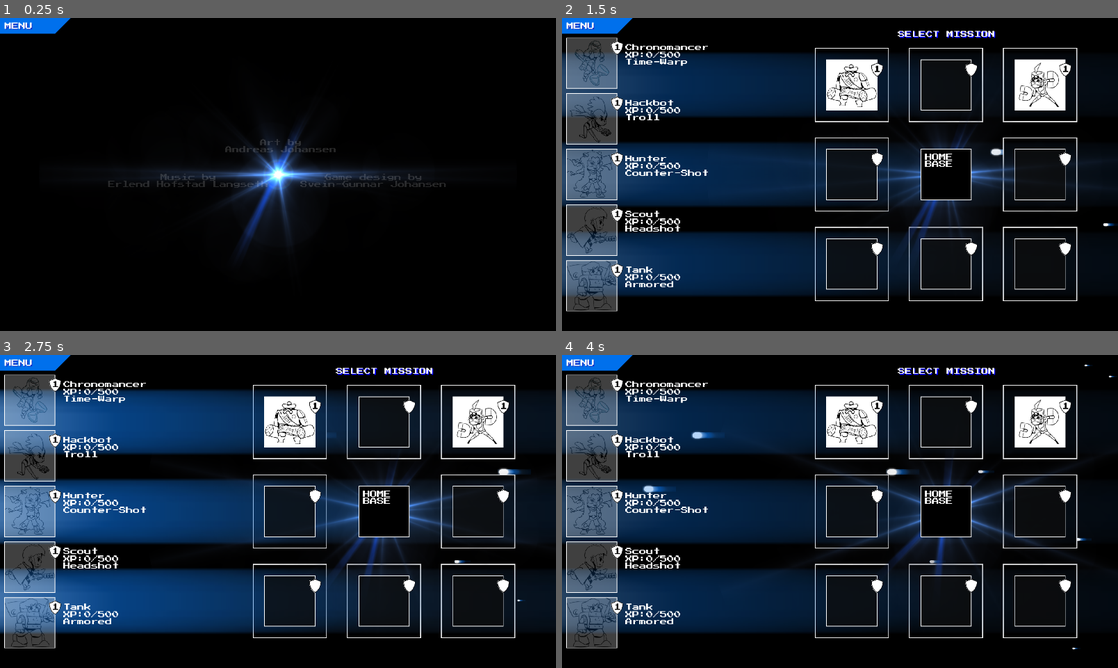
Above: before the commit, frames 1-4 (two rows, left to right).
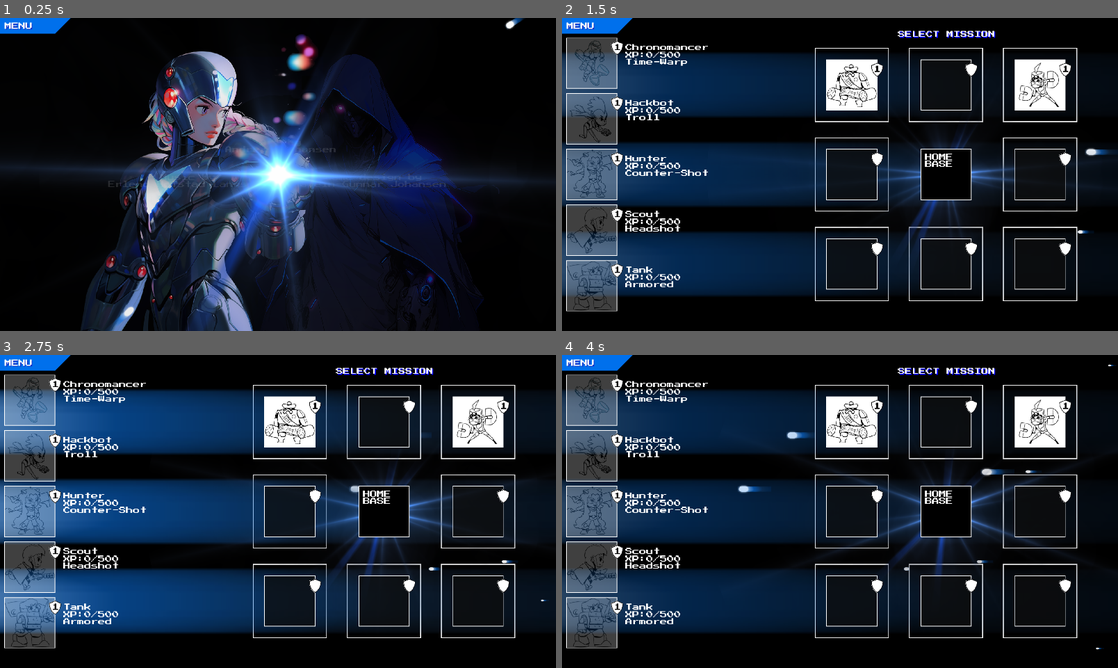
Above: after the commit, the same moments.

Repository: sveinjo/robot-rumble
Game: Godot game, scene res://features/credits/scenes/charge_megacharge1.tscn
Same seed, same stepped clock (60 frames per second), same inputs: the game is played once before the commit and once after it. Before the commit the project starts from res://features/credits/scenes/credits.tscn. Sound files missing from this copy of the repository are replaced by a short silence.
Inputs (mouse positions are in pixels of both pictures, inside the frame that each line leads up to):
- Up to frame 1 (0.25 s): no input
- Up to frame 2 (1.5 s): tap Enter at 0.5 s; move the mouse to (962, 158) at 0.52 s; hold D 0.53-1.28 s; tap Delete at 0.6 s; click (962, 158) at 0.67 s; move the mouse to (728, 190) at 1.27 s; hold S from 1.28 s (still down); tap Q at 1.35 s; click (728, 190) at 1.42 s
- Up to frame 3 (2.75 s): move the mouse to (333, 442) at 2.02 s; release S at 2.03 s; hold D from 2.03 s (still down); hold E from 2.03 s (still down); click (333, 442) at 2.17 s
- Up to frame 4 (4 s): move the mouse to (812, 574) at 2.77 s; release D at 2.78 s; release E at 2.78 s; hold W 2.78-3.53 s; tap Delete at 2.85 s; click (812, 574) at 2.92 s; move the mouse to (1006, 558) at 3.52 s; hold A from 3.53 s (still down); hold Q from 3.53 s (still down); click (1006, 558) at 3.67 s

The runs differ from the first frame. In frame 1, 40% of the frame differs, in the area x 0-100%, y 0-100%; in frame 2, 0.2%; in frame 3, 0.2%; in frame 4, 0.7%.

Commit message:
Reorganized different intros, and gave them all the same text.

Diff:
--- a/diagame/core/ui/common_menu/common_menu.gd
+++ b/diagame/core/ui/common_menu/common_menu.gd
@@ -220,8 +220,8 @@
 		"res://scenes/play_field.tscn": "res://features/play_field/scenes/play_field.tscn",
 		"res://scenes/fight_room.tscn": "res://features/fight_room/scenes/fight_room.tscn",
 		"res://scenes/home_base.tscn": "res://features/home_base/scenes/home_base.tscn",
-		"res://scenes/charge.tscn": "res://features/charge/scenes/charge.tscn",
-		"res://scenes/charge_megacharge1.tscn": "res://features/charge/scenes/charge_megacharge1.tscn",
+		"res://scenes/charge.tscn": "res://features/credits/scenes/charge.tscn",
+		"res://scenes/charge_megacharge1.tscn": "res://features/credits/scenes/charge_megacharge1.tscn",
 		"res://scenes/credits.tscn": "res://features/credits/scenes/credits.tscn",
 		"res://scenes/credits_3d.tscn": "res://features/credits/scenes/credits_3d.tscn",
 		"res://scenes/credit_fade_text.tscn": "res://features/credits/scenes/credit_fade_text.tscn"
--- a/diagame/features/charge/scenes/charge_megacharge1.tscn
+++ b/diagame/features/credits/scenes/charge.tscn
@@ -1,8 +1,9 @@
-[gd_scene format=3 uid="uid://dm0xatk2pjr78"]
+[gd_scene format=3 uid="uid://c7s6m75xgqsc4"]
 
-[ext_resource type="Script" uid="uid://b05e4j3ycgddl" path="res://features/charge/scripts/charge_room.gd" id="1_charge"]
+[ext_resource type="Script" uid="uid://b05e4j3ycgddl" path="res://features/credits/scripts/charge_room.gd" id="1_charge"]
 [ext_resource type="Texture2D" uid="uid://co7pftlr8kscn" path="res://assets/sprites/Flare.png" id="2_flare"]
-[ext_resource type="Texture2D" uid="uid://dx6g3h1jhiagk" path="res://assets/sprites/MegaCharge_1.png" id="3_mega"]
+[ext_resource type="Texture2D" uid="uid://01gnw5uqxtio" path="res://assets/sprites/MegaCharge_0.png" id="3_mega"]
+[ext_resource type="PackedScene" path="res://features/credits/scenes/credits_text_overlay.tscn" id="4_overlay"]
 
 [sub_resource type="CanvasItemMaterial" id="CanvasItemMaterial_25ywb"]
 
@@ -11,6 +12,8 @@
 
 [node name="Camera2D" type="Camera2D" parent="." unique_id=725561443]
 position = Vector2(960, 540)
+
+[node name="CreditsTextOverlay" parent="." instance=ExtResource("4_overlay")]
 
 [node name="StarContainer" type="Node2D" parent="." unique_id=1233907460]
 z_index = 90
@@ -32,5 +35,6 @@
 [node name="MegaCharge" type="Sprite2D" parent="." unique_id=335206300]
 z_index = 80
 use_parent_material = true
+position = Vector2(640, 256)
 texture = ExtResource("3_mega")
 centered = false
--- a/diagame/features/charge/scenes/charge.tscn
+++ b/diagame/features/credits/scenes/charge_megacharge1.tscn
@@ -1,8 +1,9 @@
-[gd_scene format=3 uid="uid://c7s6m75xgqsc4"]
+[gd_scene format=3 uid="uid://dm0xatk2pjr78"]
 
-[ext_resource type="Script" uid="uid://b05e4j3ycgddl" path="res://features/charge/scripts/charge_room.gd" id="1_charge"]
+[ext_resource type="Script" uid="uid://b05e4j3ycgddl" path="res://features/credits/scripts/charge_room.gd" id="1_charge"]
 [ext_resource type="Texture2D" uid="uid://co7pftlr8kscn" path="res://assets/sprites/Flare.png" id="2_flare"]
-[ext_resource type="Texture2D" uid="uid://01gnw5uqxtio" path="res://assets/sprites/MegaCharge_0.png" id="3_mega"]
+[ext_resource type="Texture2D" uid="uid://dx6g3h1jhiagk" path="res://assets/sprites/MegaCharge_1.png" id="3_mega"]
+[ext_resource type="PackedScene" path="res://features/credits/scenes/credits_text_overlay.tscn" id="4_overlay"]
 
 [sub_resource type="CanvasItemMaterial" id="CanvasItemMaterial_25ywb"]
 
@@ -11,6 +12,8 @@
 
 [node name="Camera2D" type="Camera2D" parent="." unique_id=725561443]
 position = Vector2(960, 540)
+
+[node name="CreditsTextOverlay" parent="." instance=ExtResource("4_overlay")]
 
 [node name="StarContainer" type="Node2D" parent="." unique_id=1233907460]
 z_index = 90
@@ -32,6 +35,5 @@
 [node name="MegaCharge" type="Sprite2D" parent="." unique_id=335206300]
 z_index = 80
 use_parent_material = true
-position = Vector2(640, 256)
 texture = ExtResource("3_mega")
 centered = false
--- a/diagame/features/credits/scenes/credits.tscn
+++ b/diagame/features/credits/scenes/credits.tscn
@@ -3,7 +3,6 @@
 [ext_resource type="Texture2D" uid="uid://co7pftlr8kscn" path="res://assets/sprites/Flare.png" id="2_marker"]
 [ext_resource type="Script" uid="uid://6q1e88xywj8p" path="res://core/fx/markers/marker.gd" id="3_marker1"]
 [ext_resource type="Script" uid="uid://c4arb21plnkte" path="res://core/fx/markers/marker2.gd" id="4_marker2"]
-[ext_resource type="AudioStream" uid="uid://nyak065ogddc" path="res://assets/sounds/bgmusic.mp3" id="6_bgmusic"]
 [ext_resource type="PackedScene" path="res://features/credits/scenes/credits_text_overlay.tscn" id="7_overlay"]
 
 [node name="Credits" type="Node2D" unique_id=639440031]
@@ -26,8 +25,3 @@
 texture_filter = 2
 texture = ExtResource("2_marker")
 script = ExtResource("4_marker2")
-
-[node name="AudioStreamPlayer" type="AudioStreamPlayer" parent="." unique_id=510863033]
-stream = ExtResource("6_bgmusic")
-volume_db = -6.0
-autoplay = true
--- a/diagame/features/credits/scenes/credits_3d.tscn
+++ b/diagame/features/credits/scenes/credits_3d.tscn
@@ -1,7 +1,6 @@
 [gd_scene format=3 uid="uid://credits3d"]
 
 [ext_resource type="Script" uid="uid://vqoqvbe2hqp3" path="res://features/credits/scripts/camera_3d_controller.gd" id="5_camera"]
-[ext_resource type="AudioStream" uid="uid://nyak065ogddc" path="res://assets/sounds/bgmusic.mp3" id="6_bgmusic"]
 [ext_resource type="Script" uid="uid://doh5ip5uktu05" path="res://features/credits/scripts/credits_3d_controller.gd" id="8_controller"]
 
 [sub_resource type="Environment" id="Environment_1"]
@@ -70,8 +69,3 @@
 transform = Transform3D(-1, 0, 0, 0, 1, 0, 0, 0, 1, 0, 0, 19.2)
 mesh = SubResource("QuadMesh_1")
 surface_material_override/0 = SubResource("StandardMaterial3D_Flipped")
-
-[node name="AudioStreamPlayer" type="AudioStreamPlayer" parent="." unique_id=741203742]
-
-
-[node name="AudioStreamPlayer2" type="AudioStreamPlayer" parent="." unique_id=1161652409]
--- a/diagame/features/charge/scripts/charge_room.gd
+++ b/diagame/features/credits/scripts/charge_room.gd
@@ -8,7 +8,7 @@
 
 var star_spawn_timer: float = INITIAL_SPAWN_DELAY
 var star_texture: Texture2D = load("res://assets/sprites/Star1c_0.png")
-var charge_star_script: Script = preload("res://features/charge/scripts/charge_star.gd")
+var charge_star_script: Script = preload("res://features/credits/scripts/charge_star.gd")
 
 @onready var star_container: Node2D = $StarContainer
 @onready var center_glow: Sprite2D = $CenterGlow
--- a/diagame/features/credits/scripts/credits_3d_controller.gd
+++ b/diagame/features/credits/scripts/credits_3d_controller.gd
@@ -13,8 +13,8 @@
 	var viewport_left = _duplicate_viewport(viewport, "SubViewport_Left")
 
 	_populate_viewport(viewport, "res://features/credits/scenes/credits.tscn")
-	_populate_viewport(viewport_right, "res://features/charge/scenes/charge_megacharge1.tscn")
-	_populate_viewport(viewport_left, "res://features/charge/scenes/charge.tscn")
+	_populate_viewport(viewport_right, "res://features/credits/scenes/charge_megacharge1.tscn")
+	_populate_viewport(viewport_left, "res://features/credits/scenes/charge.tscn")
 
 	_assign_wall_texture(screen_front, viewport)
 	_assign_wall_texture(screen_right, viewport_right)
--- a/diagame/project.godot
+++ b/diagame/project.godot
@@ -11,7 +11,7 @@
 [application]
 
 config/name="Robot Rumble"
-run/main_scene="uid://bcwgq1xg8v5wa"
+run/main_scene="uid://dm0xatk2pjr78"
 config/features=PackedStringArray("4.6", "Forward Plus")
 config/icon="res://icon.svg"
 
Renamed: diagame/features/charge/scripts/charge_room.gd.uid -> diagame/features/credits/scripts/charge_room.gd.uid
Renamed: diagame/features/charge/scripts/charge_star.gd -> diagame/features/credits/scripts/charge_star.gd
Renamed: diagame/features/charge/scripts/charge_star.gd.uid -> diagame/features/credits/scripts/charge_star.gd.uid
Not shown, changed: diagame/CREDITS_ROOM_REFERENCE.md
